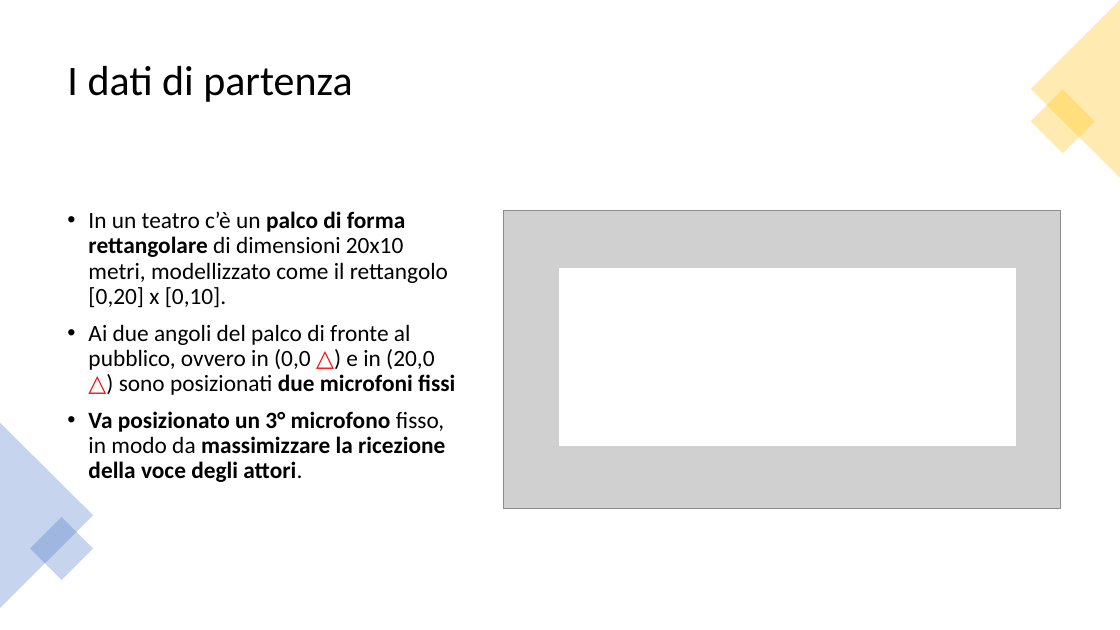
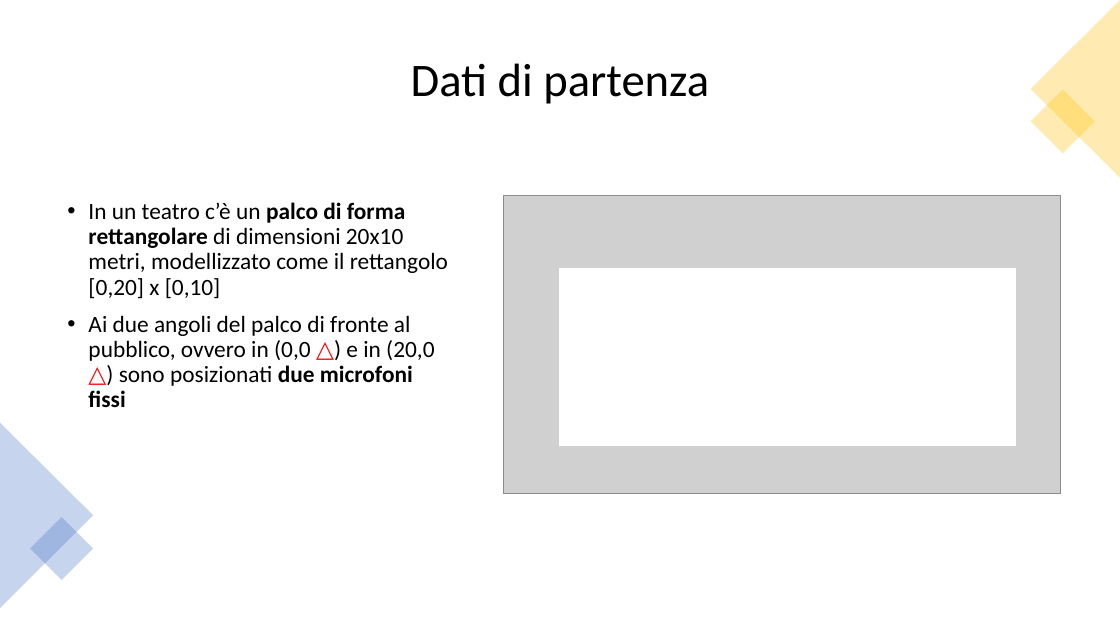
Before and after one commit to af20/mds_decision_making, a slide deck: slide 2 of R/Decision Making slides.pptx. Drawn at 1120x630 pixels with LibreOffice and Linux fonts; fonts in the diff are those of the drawing; grey boxes stand for pictures. Boxes give left, top, right and bottom in pixels: in the first picture for what was removed or moved away, otherwise in the second. Text is boxed around its words. In the diff, an @@ line names an element or a change of style, - is before the commit and + after.

```diff
--- a/R/Decision Making slides.pptx
+++ b/R/Decision Making slides.pptx
@@ title at bbox=[411, 63, 709, 104]: text changed; size 36 to 40 pt @@
-I dati di partenza
+Dati di partenza
@@ text "In un teatro c’è un ...": place and size @@
-text "In un teatro c’è un ..." at bbox=[88, 211, 455, 482]
+text "In un teatro c’è un ..." at bbox=[88, 202, 448, 407]
@@ text at bbox=[88, 202, 448, 299]: text changed @@
-• In un teatro c’è un palco di forma rettangolare di dimensioni 20x10 metri, modellizzato come il rettangolo [0,20] x [0,10].
+• In un teatro c’è un palco di forma rettangolare di dimensioni 20x10 metri, modellizzato come il rettangolo [0,20] x [0,10]
@@ picture: place and size @@
-picture at bbox=[503, 211, 1061, 509]
+picture at bbox=[503, 195, 1061, 493]
@@ text at bbox=[88, 411, 445, 482]: paragraph removed @@
-• Va posizionato un 3° microfono fisso, in modo da massimizzare la ricezione della voce degli attori.
```
Also in this commit, not shown: 9 other slides changed, 1 slide added, 1 other file.
